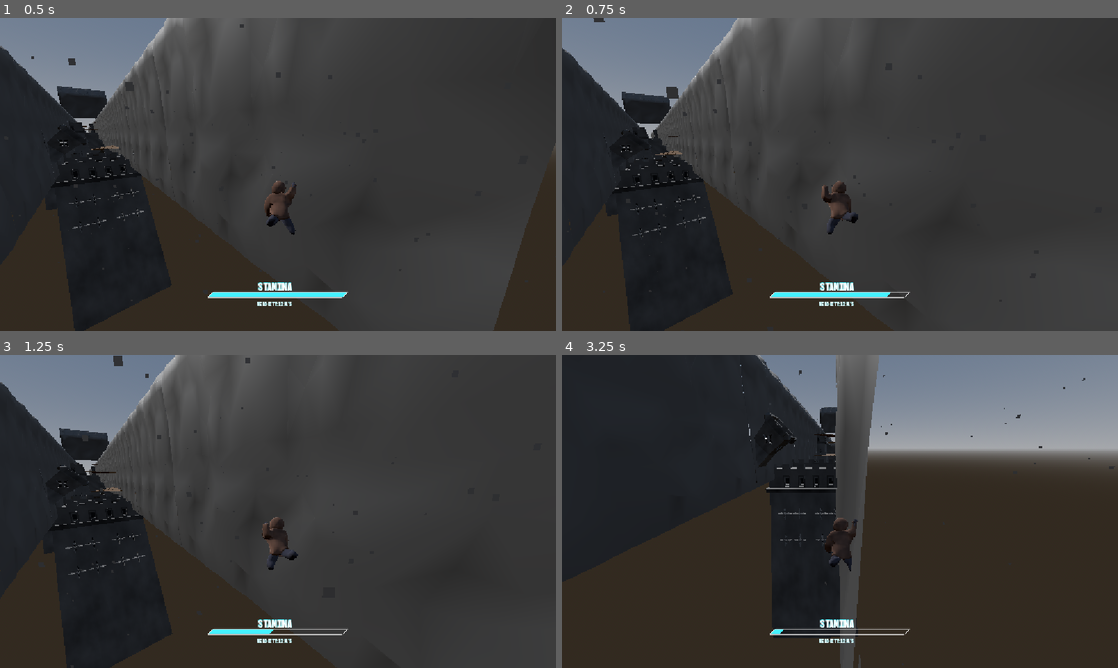
Above: before the commit, frames 1-4 (two rows, left to right).
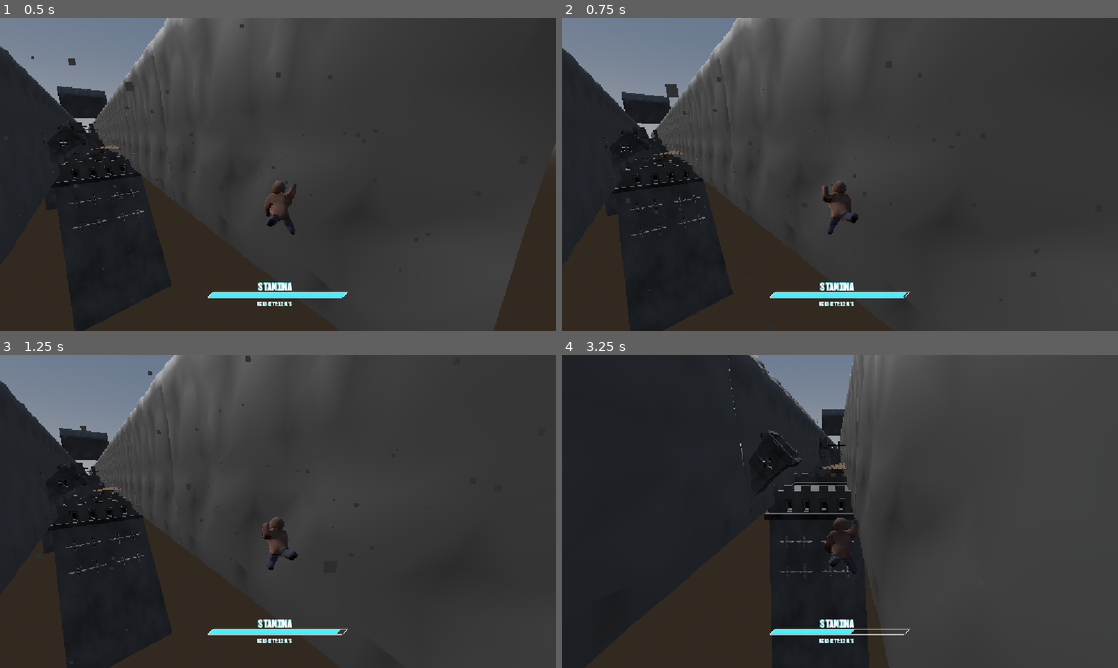
Above: after the commit, the same moments.

Repository: PortalGolem/havenIE2026GameJam
Game: Godot game, scene res://Scenes/Main.tscn
Same seed, same stepped clock (60 frames per second), same inputs: the game is played once before the commit and once after it.
Inputs (mouse positions are in pixels of both pictures, inside the frame that each line leads up to):
- Up to frame 1 (0.5 s): no input
- Up to frame 2 (0.75 s): move the mouse to (867, 174) at 0.52 s; hold W (Forward) from 0.53 s (still down); hold Space (Jump) from 0.53 s (still down)
- Up to frame 3 (1.25 s): keep holding W (Forward); keep holding Space (Jump)
- Up to frame 4 (3.25 s): keep holding W (Forward); move the mouse to (812, 511) at 1.27 s; release Space (Jump) at 1.28 s; click (812, 511) at 1.35 s; tap Space (Jump) at 1.52, 1.55, 1.82, 2.3, 2.85, 3.02 s; move the mouse to (851, 505) at 2.02 s; hold Shift (Dash) 2.03-2.78 s; move the mouse to (834, 517) at 2.77 s

Frame 1 is identical in both runs. In frame 2, 0.2% of the frame differs, in the area x 0-62%, y 0-100%; in frame 3, 0.8%; in frame 4, 43%, in the area x 7-100%, y 0-100%.

Commit message:
fixed major stamina bug

Diff:
--- a/Player/PlayerController.gd
+++ b/Player/PlayerController.gd
@@ -118,8 +118,12 @@
 
 # Called when the node enters the scene tree for the first time.
 func _ready() -> void:
-	#state_machine = $Animator
-
+	Engine.time_scale = 1.0
+
+	#for child in $Animator.get_children():
+	#	if child is AnimationTree:
+	#		print(child)
+	#		break
 	Input.mouse_mode = Input.MOUSE_MODE_CAPTURED
 	currentMovement = initialMovementMode
 
@@ -300,9 +304,9 @@
 
 func check_dash():
 	if dashed && stanima > stanima_dash_cost:
-			stanima -= stanima_dash_cost
-			dashed = false
-			currentMovement = MOVEMENT_MODE.DASH
+		stanima -= stanima_dash_cost
+		dashed = false
+		currentMovement = MOVEMENT_MODE.DASH
 func check_wall():
 	if wallCollision:
 			currentMovement = MOVEMENT_MODE.WALL
@@ -335,16 +339,18 @@
 
 func check_wall_jump():
 	if jumped && stanima > stanima_jump_cost:
-			stanima -= stanima_jump_cost
-			velocity.y = 0
-			if (wallNormal.x > 0):
-				velocity += Vector3(-jumpVector.x, jumpVector.y, -jumpVector.z)
-			else:
-				velocity += Vector3(jumpVector.x, jumpVector.y, -jumpVector.z)
-			currentMovement = MOVEMENT_MODE.AIR
+		jumped = false
+		stanima -= stanima_jump_cost
+		velocity.y = 0
+		if (wallNormal.x > 0):
+			velocity += Vector3(-jumpVector.x, jumpVector.y, -jumpVector.z)
+		else:
+			velocity += Vector3(jumpVector.x, jumpVector.y, -jumpVector.z)
+		currentMovement = MOVEMENT_MODE.AIR
 
 func check_double_jump():
 	if jumped && stanima > stanima_jump_cost:
-			stanima -= stanima_jump_cost
-			velocity.y = 0
-			velocity += Vector3(doubleJumpVector.x, doubleJumpVector.y, -doubleJumpVector.z)
+		jumped = false
+		stanima -= stanima_jump_cost
+		velocity.y = 0
+		velocity += Vector3(doubleJumpVector.x, doubleJumpVector.y, -doubleJumpVector.z)
